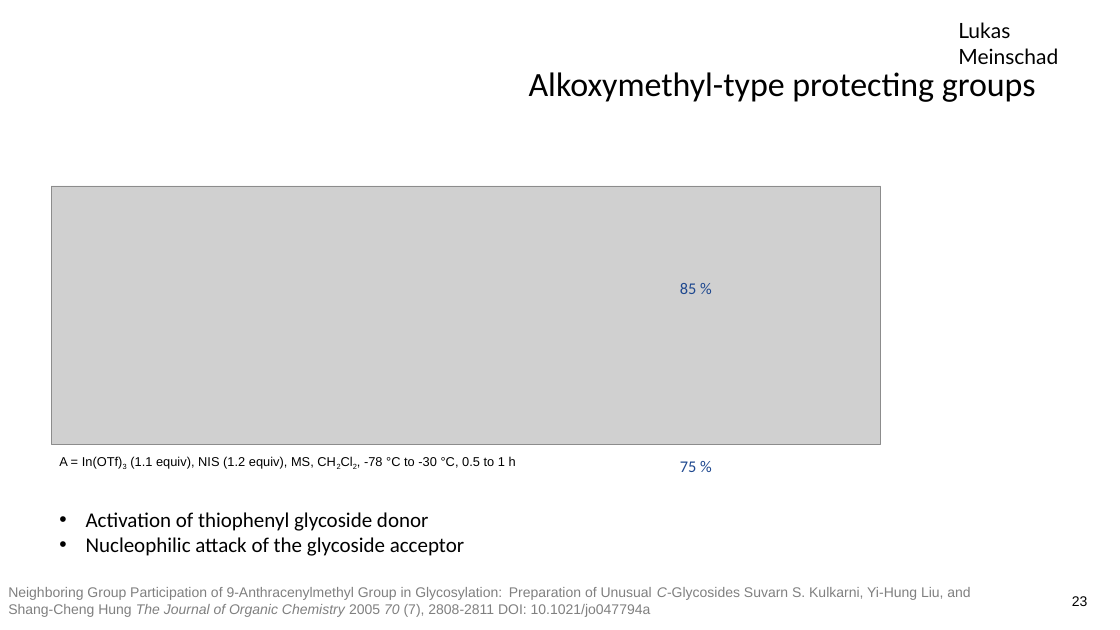
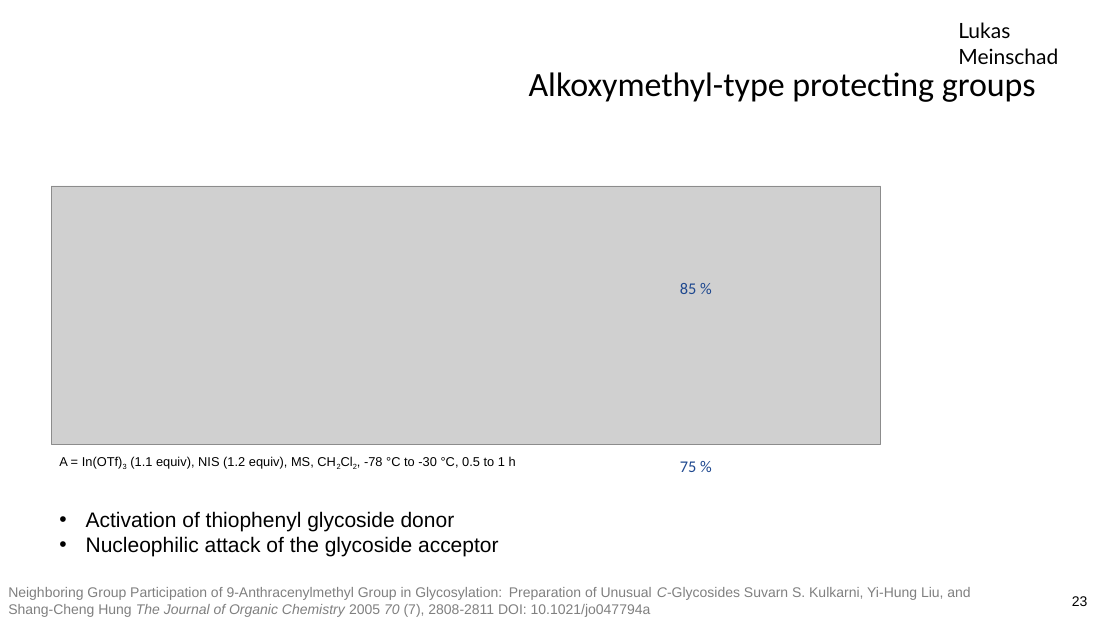
Before and after one commit to LukasMeinschad/Studium, a slide deck: slide 23 of Chemie/OC/Seminar/Seminartalk_OC_Lukas_Meinschad.pptx. Drawn at 1120x630 pixels with LibreOffice and Linux fonts; fonts in the diff are those of the drawing; grey boxes stand for pictures; background and template pictures are left out. Boxes give left, top, right and bottom in pixels: in the first picture for what was removed or moved away, otherwise in the second. Text is boxed around its words. In the diff, an @@ line names an element or a change of style, - is before the commit and + after.

```diff
--- a/Chemie/OC/Seminar/Seminartalk_OC_Lukas_Meinschad.pptx
+++ b/Chemie/OC/Seminar/Seminartalk_OC_Lukas_Meinschad.pptx
@@ text "Activation of thiophenyl glycoside donor" at [86,511,498,556]: font Calibri to Arial @@
```
Also in this commit, not shown: 8 other slides changed, 9 other files.
